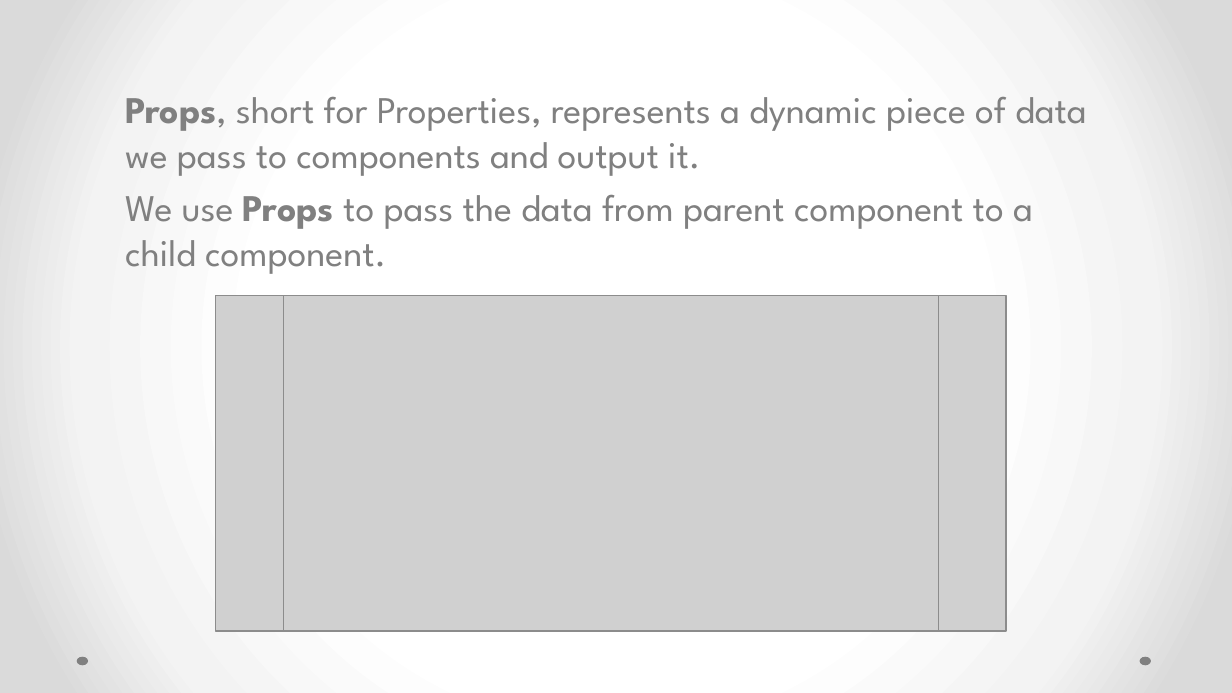
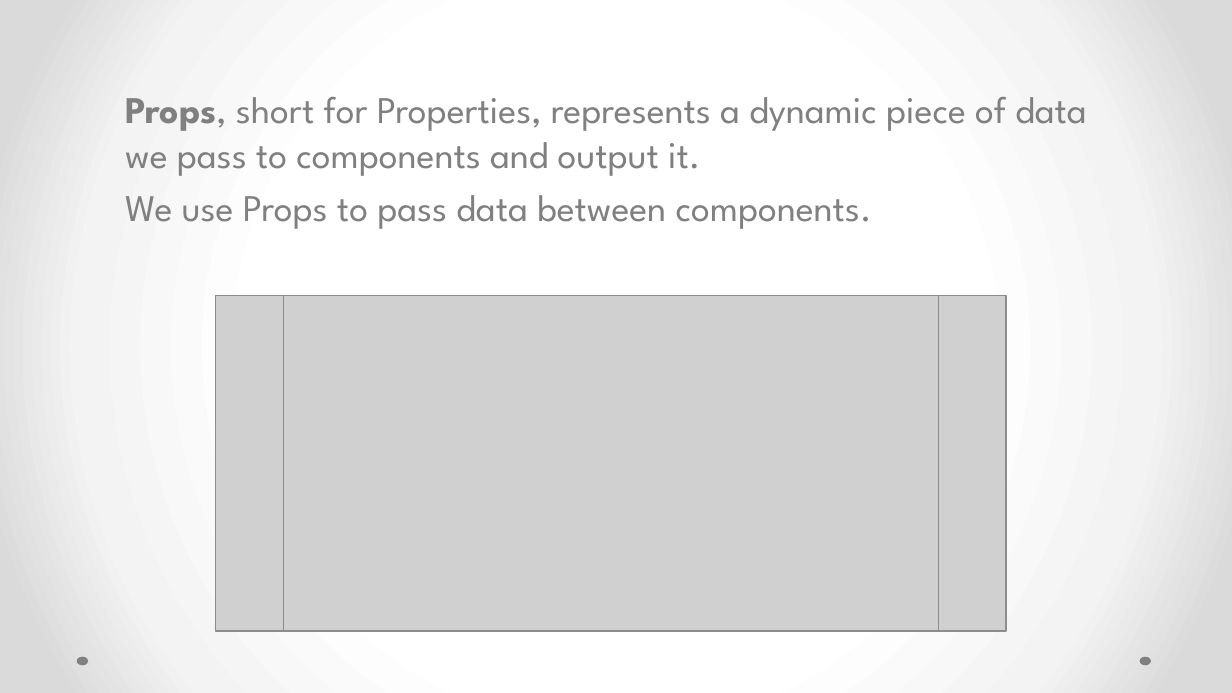
Before and after one commit to MirzaLeka/ReactLab, a slide deck: slide 31 of React js AP LAB.pptx. Drawn at 1232x693 pixels with LibreOffice and Linux fonts; fonts in the diff are those of the drawing; grey boxes stand for pictures. Boxes give left, top, right and bottom in pixels: in the first picture for what was removed or moved away, otherwise in the second. Text is boxed around its words. In the diff, an @@ line names an element or a change of style, - is before the commit and + after.

Commit message:
Added API data demo

```diff
--- a/React js AP LAB.pptx
+++ b/React js AP LAB.pptx
@@ text at box(125, 195, 872, 229): text changed @@
-We use Props to pass the data from parent component to a child component.
+We use Props to pass data between components.
```
Also in this commit, not shown: 16 other slides changed, 2 other files.
